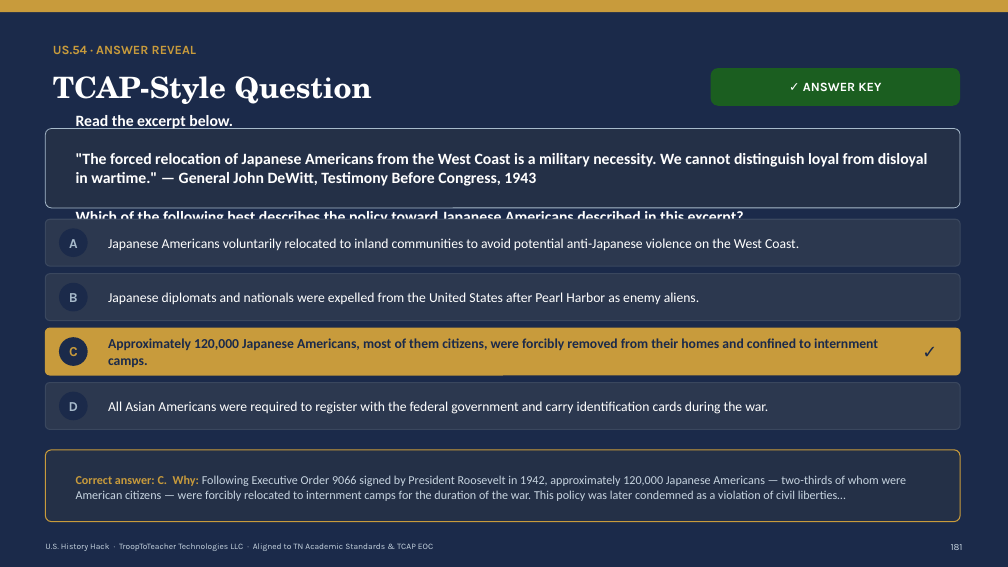
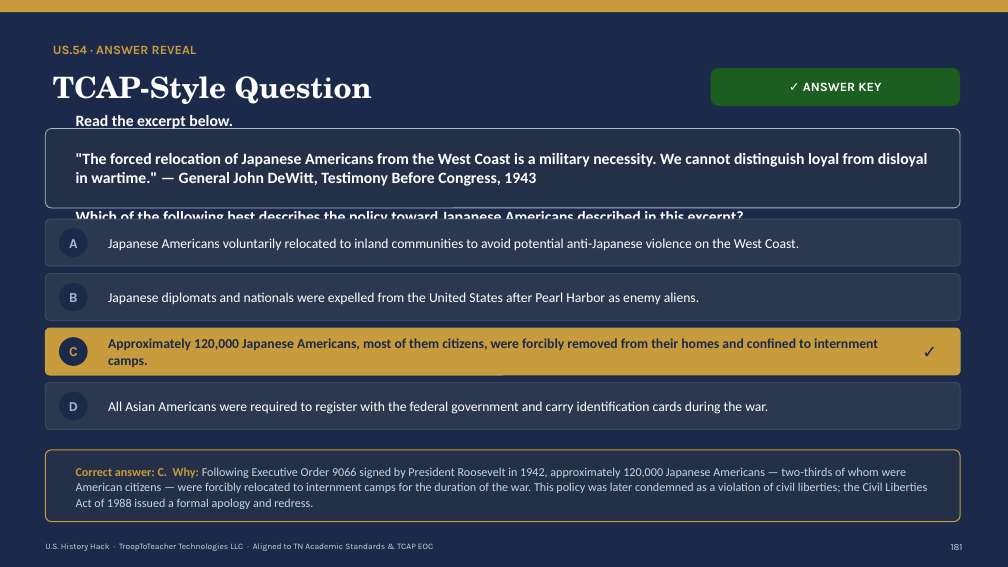
Before and after one commit to Trooptoteacher/trooptoteacher-history, a slide deck: slide 182 of 00_START_HERE/UNIT6_DECKS_BUILD/Unit6_Teacher_Deck_CourseStandard.pptx. Drawn at 1008x567 pixels with LibreOffice and Linux fonts; fonts in the diff are those of the drawing. Boxes give left, top, right and bottom in pixels: in the first picture for what was removed or moved away, otherwise in the second. Text is boxed around its words. In the diff, an @@ line names an element or a change of style, - is before the commit and + after.

```diff
--- a/00_START_HERE/UNIT6_DECKS_BUILD/Unit6_Teacher_Deck_CourseStandard.pptx
+++ b/00_START_HERE/UNIT6_DECKS_BUILD/Unit6_Teacher_Deck_CourseStandard.pptx
@@ text at <box>76,467,927,509</box>: text changed @@
-Correct answer: C. Why: Following Executive Order 9066 signed by President Roosevelt in 1942, approximately 120,000 Japanese Americans — two-thirds of whom were American citizens — were forcibly relocated to internment camps for the duration of the war. This policy was later condemned as a violation of civil liberties…
+Correct answer: C. Why: Following Executive Order 9066 signed by President Roosevelt in 1942, approximately 120,000 Japanese Americans — two-thirds of whom were American citizens — were forcibly relocated to internment camps for the duration of the war. This policy was later condemned as a violation of civil liberties; the Civil Liberties Act of 1988 issued a formal apology and redress.
```
Also in this commit, not shown: 11 other slides changed, 7 other files.
